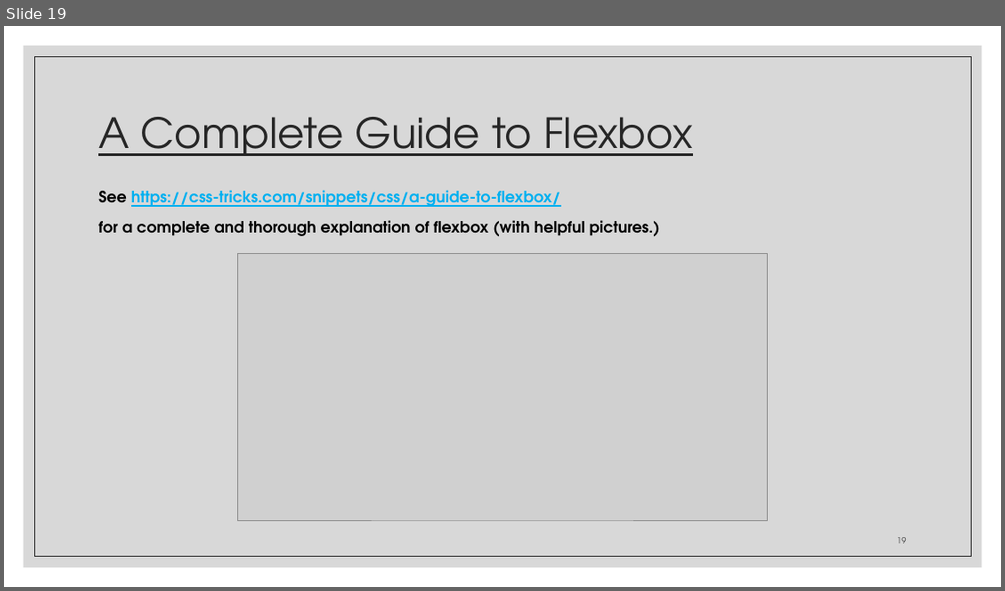
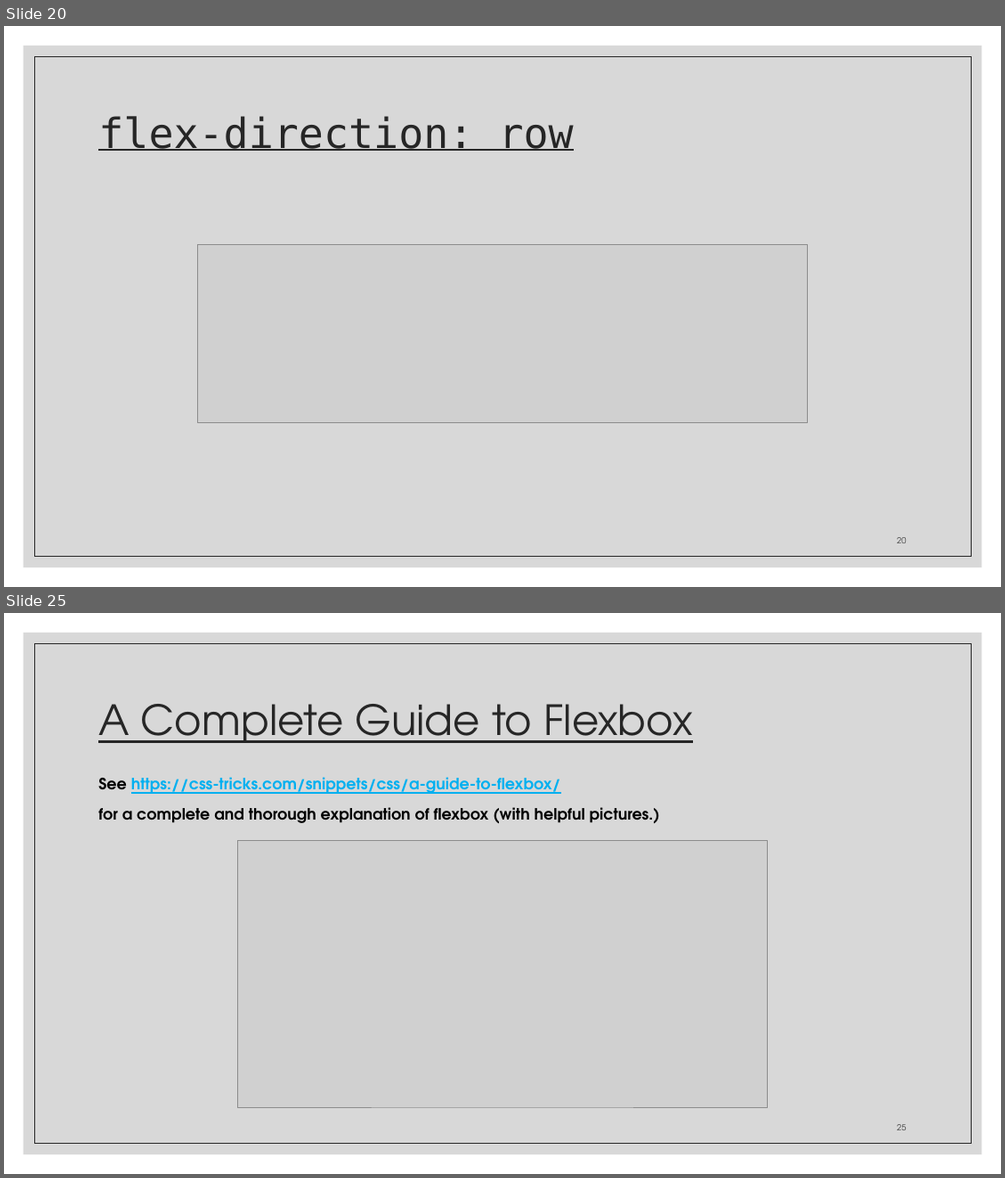
Before and after one commit to zackstotts/base-node-curriculum, a slide deck: unit_00/html_review/03 CSS.pptx. Shown one above the other, each under a label of ours: slide 19 before the commit, slides 20 and 25 after it; the slides between them are not shown. The pictures are 1005x591 and 1005x1178 pixels, drawn with LibreOffice and Linux fonts; fonts in the diff are those of the drawing; grey boxes stand for pictures. Boxes give left, top, right and bottom in pixels: in the first picture for what was removed or moved away, otherwise in the second. Text is boxed around its words. In the diff, an @@ line names an element or a change of style, - is before the commit and + after.

```diff
--- a/unit_00/html_review/03 CSS.pptx
+++ b/unit_00/html_review/03 CSS.pptx
@@ slide 20 added at bbox=[4, 26, 1001, 587], background #FFFFFF; not listed: 2 template elements that a slide beside it also shows @@
@@ title added at bbox=[98, 116, 574, 151], 40 pt, text #262626, underline @@
+flex-direction: row
@@ picture added at bbox=[198, 244, 808, 422] @@
@@ page number added at bbox=[897, 537, 906, 543], 8 pt, text #404040 @@
+20
@@ what was slide 19 is now slide 25 @@
@@ page number at bbox=[897, 1124, 906, 1130]: text changed @@
-19
+25
```
Also in this commit, not shown: 7 slides changed, 6 other slides added, 1 slide removed.
